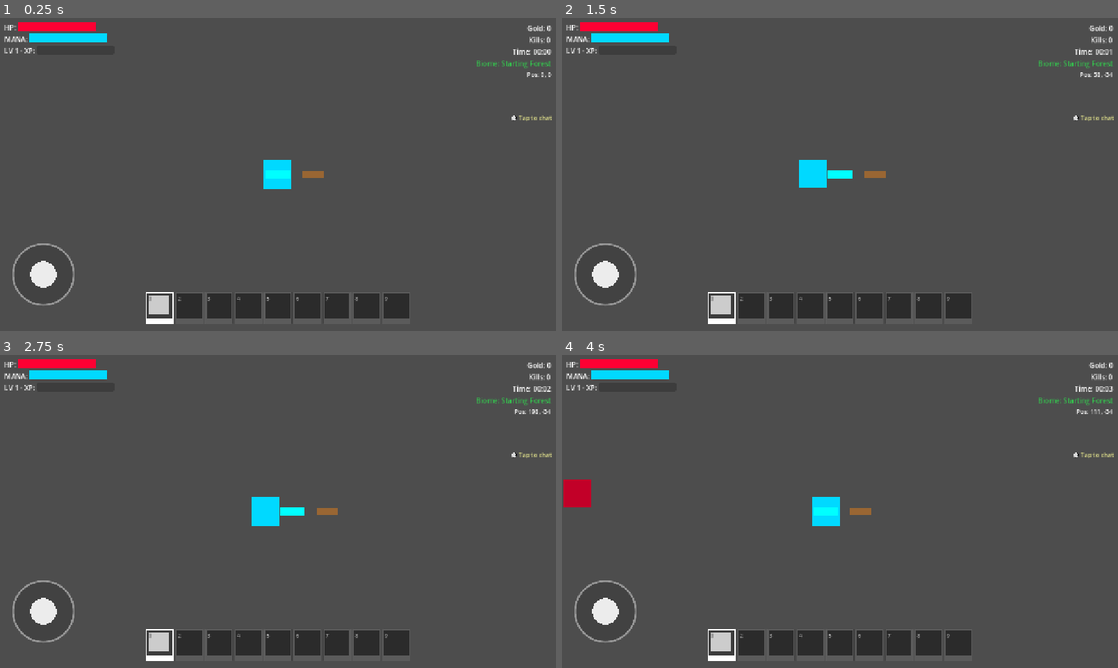
Above: before the commit, frames 1-4 (two rows, left to right).
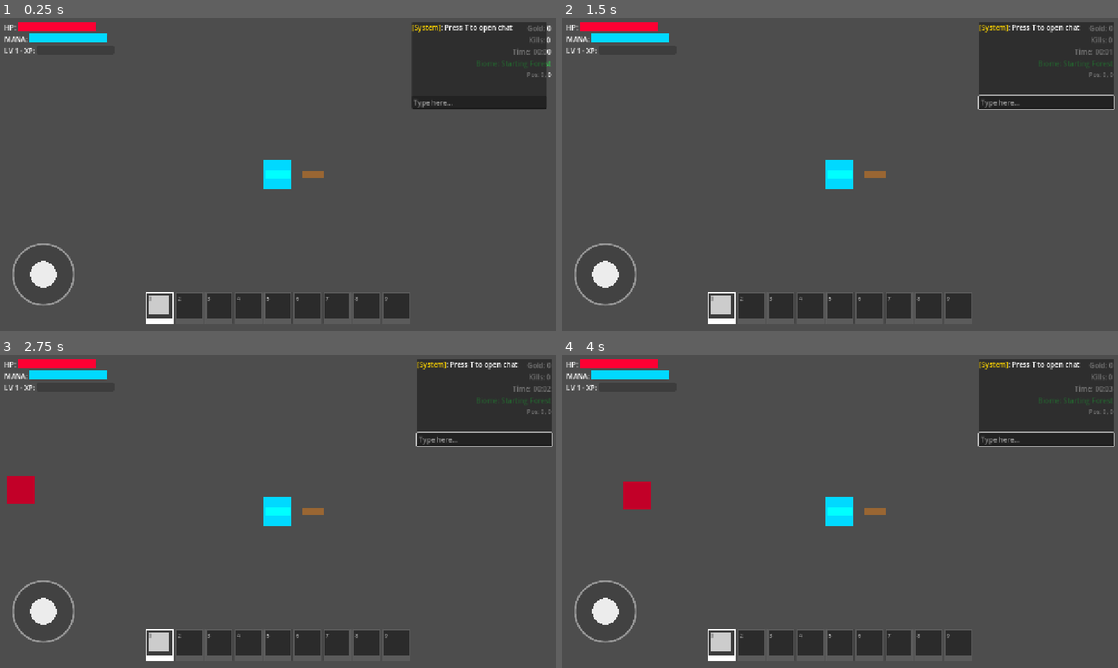
Above: after the commit, the same moments.

Repository: HoangAnhWilliam/Rescue-the-idol-godot
Game: Godot game, scene res://scenes/main.tscn
The game is run twice, just before and just after one commit, with the same random seed, the same clock (stepped at 60 frames per second) and the same inputs. Sound files missing from this copy of the repository are replaced by a short silence.
Inputs (mouse positions are in pixels of both pictures, inside the frame that each line leads up to):
- Up to frame 1 (0.25 s): no input
- Up to frame 2 (1.5 s): tap Enter (ui_accept) at 0.5, 1.25 s; drag from (606, 274) to (895, 105) at 0.52 s; drag from (728, 190) to (812, 237) at 1.27 s
- Up to frame 3 (2.75 s): tap Enter (ui_accept) at 2 s; move the mouse to (333, 442) at 2.02 s; hold D (move_right) from 2.03 s (still down); hold Shift from 2.03 s (still down)
- Up to frame 4 (4 s): release D (move_right) at 2.75 s; release Shift at 2.75 s; tap Enter (ui_accept) at 2.75, 3.5, 3.77 s; drag from (812, 574) to (673, 464) at 2.77 s; move the mouse to (1006, 558) at 3.52 s; hold A (move_left) from 3.53 s (still down); hold E (interact) from 3.53 s (still down)

The runs differ from the first frame. In frame 1, 6.7% of the frame differs, in the area x 74-100%, y 1-33%; in frame 2, 7.5%; in frame 3, 7.8%; in frame 4, 8.2%, in the area x 0-100%, y 1-55%.

Commit message:
fix: Boss music priority, spawn announcements, and auto-show chatbox
Three critical fixes for boss system:

1. Boss Music Priority System (audio_manager.gd)
   - Added boss_music_active flag to prevent biome music override
   - play_biome_music() now checks boss_music_active flag
   - play_boss_music() sets flag to true on boss spawn
   - return_to_biome_music() clears flag after boss defeat
   - Fixes issue where biome music overrides boss music when teleporting

2. Boss Spawn Announcements (boss_manager.gd)
   - Fire Dragon: Creative roar dialogue with spawn coordinates
   - Vampire Lord: Blood moon themed dialogue with location
   - System messages show exact coordinates for player navigation
   - Announcements use await timers for dramatic effect

3. Auto-Show Chatbox (chat_box.gd)
   - Chatbox now auto-opens for boss/system messages
   - add_message() checks sender_type for auto-open triggers
   - Triggers: "System", "DarkMiku", "DespairMiku", "FireDragon", "VampireLord"
   - Players no longer need to press T to see important announcements
   - Player messages do not trigger auto-open

User reported issues resolved:
- "khi đánh boss vampire lord thì không hiện nhạc của boss vampire lord"
- "tôi muốn hiện tin nhắn boss đó kèm theo tọa độ"
- "chatbox xuất hiện tin nhắn từ boss hay system ... tôi muốn nó hiện ra"

Diff:
--- a/scripts/audio_manager.gd
+++ b/scripts/audio_manager.gd
@@ -124,6 +124,7 @@
 var current_music: String = ""
 var is_crossfading: bool = false
 var current_biome_music: String = ""  # Track biome music for boss returns
+var boss_music_active: bool = false  # Prevent biome music from overriding boss music
 
 # ============================================================================
 # INITIALIZATION
@@ -394,6 +395,11 @@
 
 ## Play music for a specific biome
 func play_biome_music(biome_name: String):
+	# Don't override boss music!
+	if boss_music_active:
+		print("⚠️ Boss music active, not changing to biome music")
+		return
+
 	var track_map = {
 		"Starting Forest": "forest",
 		"Desert Wasteland": "desert",
@@ -424,12 +430,14 @@
 	if boss_name in boss_map:
 		var track = boss_map[boss_name]
 		print("  → Mapped to track: ", track)
+		boss_music_active = true  # Set flag to prevent biome music override
 		play_music(track, 1.0)  # Faster fade for boss entrance
 	else:
 		push_warning("AudioManager: Unknown boss: " + boss_name)
 
 ## Return to biome music after boss defeat
 func return_to_biome_music():
+	boss_music_active = false  # Clear boss music flag
 	if current_biome_music != "":
 		play_music(current_biome_music, 3.0)  # Slower fade after boss
 	else:
--- a/scripts/boss_manager.gd
+++ b/scripts/boss_manager.gd
@@ -182,6 +182,15 @@
 	AudioManager.play_boss_music("FireDragon")
 	AudioManager.play_sfx("dragon_roar")
 
+	# 🎭 BOSS ANNOUNCEMENT - Creative dialogue with coordinates
+	ChatBox.send_chat_message("System", "⚠️ A LEGENDARY BOSS HAS AWAKENED!", "System", get_tree())
+	await get_tree().create_timer(0.5).timeout
+	ChatBox.send_chat_message("Fire Dragon", "ROOOOAAAAR! The flames of destruction await you...", "FireDragon", get_tree())
+	await get_tree().create_timer(1.0).timeout
+	ChatBox.send_chat_message("Fire Dragon", "Seek me in the volcanic lands at coordinates (%.0f, %.0f)" % [spawn_pos.x, spawn_pos.y], "FireDragon", get_tree())
+	await get_tree().create_timer(0.5).timeout
+	ChatBox.send_chat_message("System", "💀 Fire Dragon location: (%.0f, %.0f)" % [spawn_pos.x, spawn_pos.y], "System", get_tree())
+
 	print("════════════════════════════════════════")
 	print("")
 
@@ -232,6 +241,17 @@
 	# ← AUDIO: Play boss music and laugh
 	AudioManager.play_boss_music("VampireLord")
 	AudioManager.play_sfx("vampire_laugh")
+
+	# 🎭 BOSS ANNOUNCEMENT - Creative vampire dialogue
+	ChatBox.send_chat_message("System", "⚠️ THE BLOOD MOON RISES!", "System", get_tree())
+	await get_tree().create_timer(0.5).timeout
+	ChatBox.send_chat_message("Vampire Lord", "Ahahahaha... At last, a worthy challenger approaches...", "VampireLord", get_tree())
+	await get_tree().create_timer(1.2).timeout
+	ChatBox.send_chat_message("Vampire Lord", "Come, find me in my blood-soaked temple at (%.0f, %.0f)..." % [spawn_pos.x, spawn_pos.y], "VampireLord", get_tree())
+	await get_tree().create_timer(0.8).timeout
+	ChatBox.send_chat_message("Vampire Lord", "Your blood shall make a fine vintage!", "VampireLord", get_tree())
+	await get_tree().create_timer(0.5).timeout
+	ChatBox.send_chat_message("System", "🩸 Vampire Lord location: (%.0f, %.0f)" % [spawn_pos.x, spawn_pos.y], "System", get_tree())
 
 	print("════════════════════════════════════════")
 	print("")
--- a/scripts/chat_box.gd
+++ b/scripts/chat_box.gd
@@ -118,6 +118,11 @@
 func add_message(sender: String, text: String, sender_type: String = "System") -> void:
 	"""Add a new message to the chat log with color-coded sender"""
 
+	# Auto-open chat for boss/system messages (not player messages)
+	if sender_type in ["System", "DarkMiku", "DespairMiku", "FireDragon", "VampireLord"] and sender_type != "Player":
+		if not is_chat_open:
+			open_chat()
+
 	# Create rich text label for message
 	var message_label := RichTextLabel.new()
 	message_label.bbcode_enabled = true
